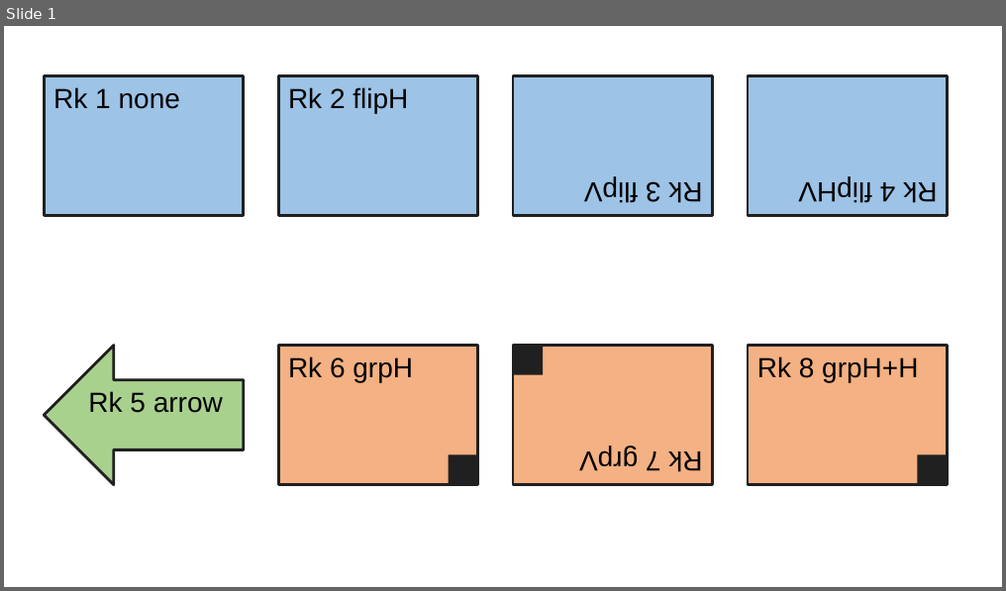
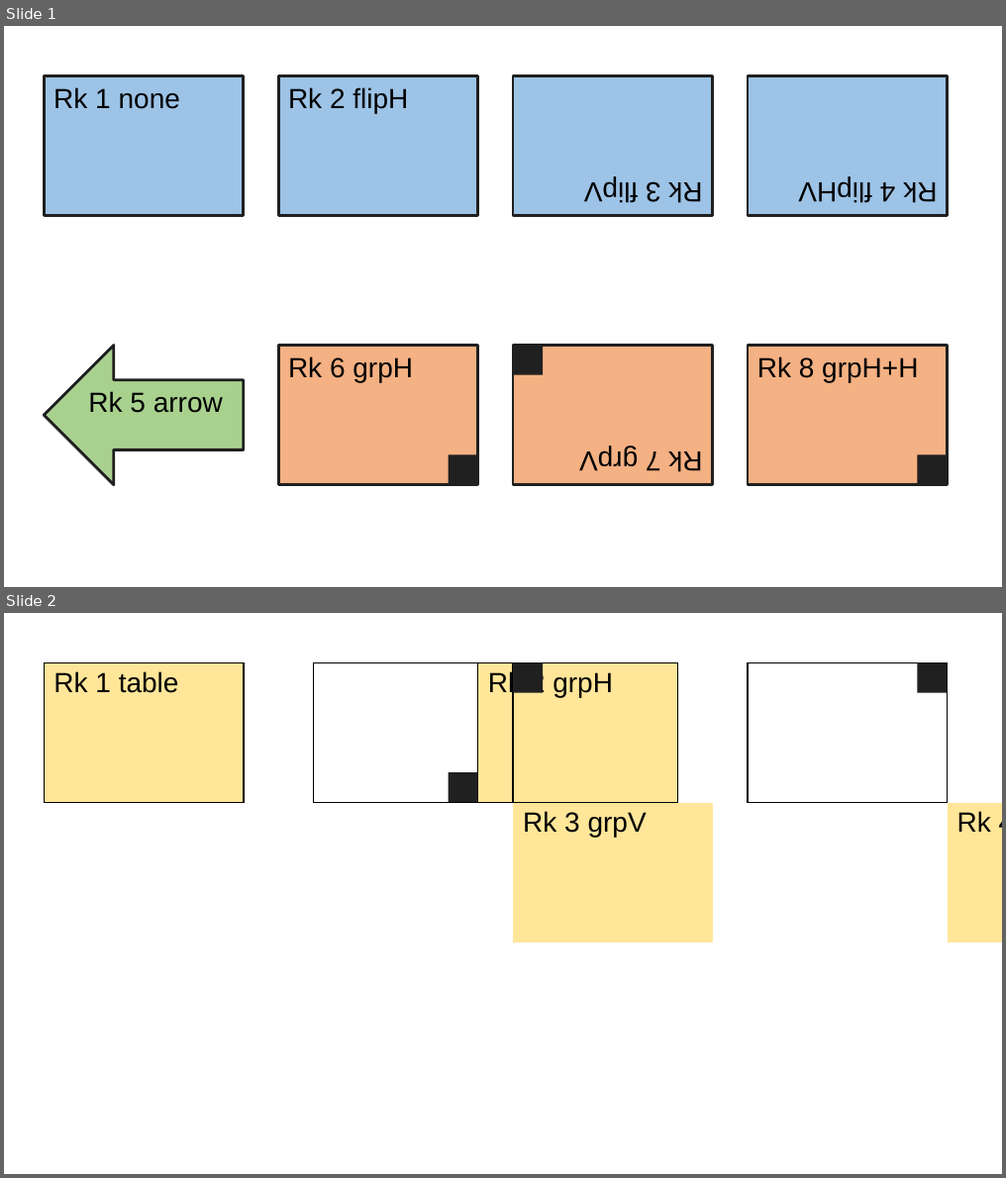
Before and after one commit to stellar-aiz/pptx2img, a slide deck: examples/flipped-text.pptx. Shown one above the other, each under a label of ours: slide 1 before the commit, slides 1 and 2 after it. The pictures are 1006x591 and 1006x1178 pixels, drawn with LibreOffice and Linux fonts; fonts in the diff are those of the drawing. Boxes give left, top, right and bottom in pixels: in the first picture for what was removed or moved away, otherwise in the second. Text is boxed around its words. In the diff, an @@ line names an element or a change of style, - is before the commit and + after.

```diff
--- a/examples/flipped-text.pptx
+++ b/examples/flipped-text.pptx
@@ slide 2 added at box(4, 613, 1002, 1174), background #FFFFFF @@
@@ table added at box(44, 663, 244, 803), 1 rows, 1 columns @@
+Rk 1 table
@@ table added at box(278, 663, 478, 803), 1 rows, 1 columns @@
+Rk 2 grpH
@@ table added at box(513, 663, 713, 842), 1 rows, 1 columns @@
+Rk 3 grpV
@@ rectangle added at box(513, 663, 543, 693), fill #202020 @@
@@ table added at box(747, 663, 947, 803), 1 rows, 1 columns @@
+Rk 4 grpHV
@@ rectangle added at box(917, 663, 947, 693), fill #202020 @@
@@ rectangle added at box(449, 772, 478, 803), fill #202020 @@
```
Also in this commit, not shown: 7 other files.
